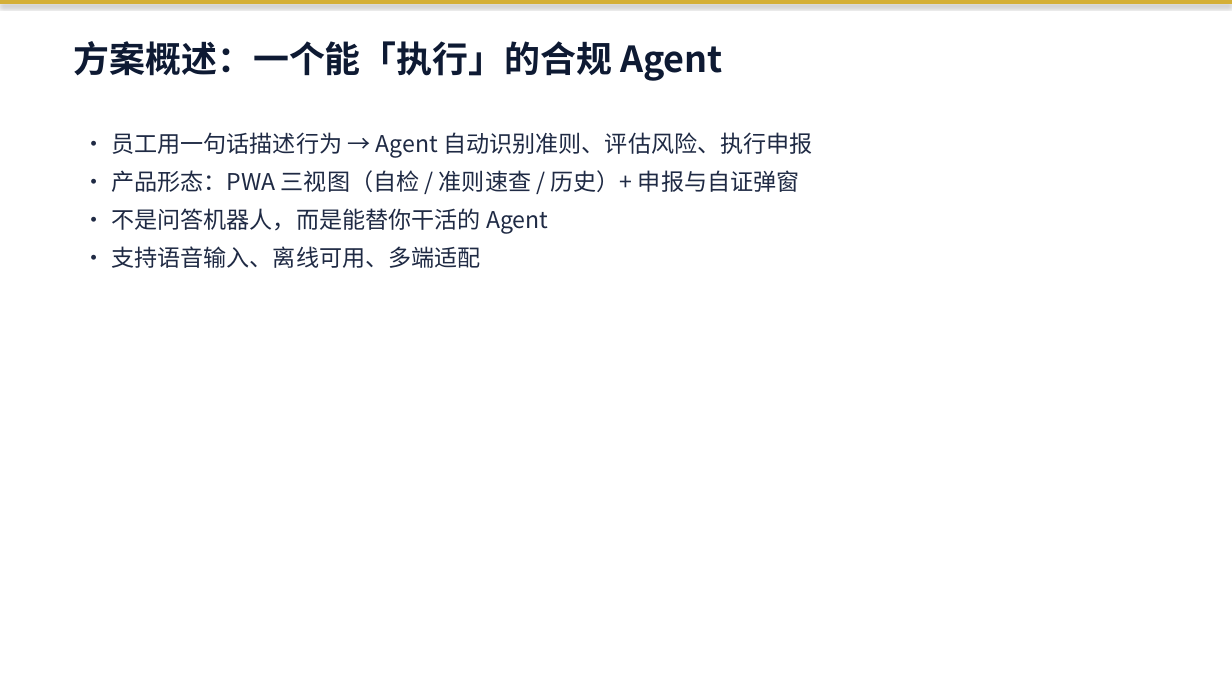
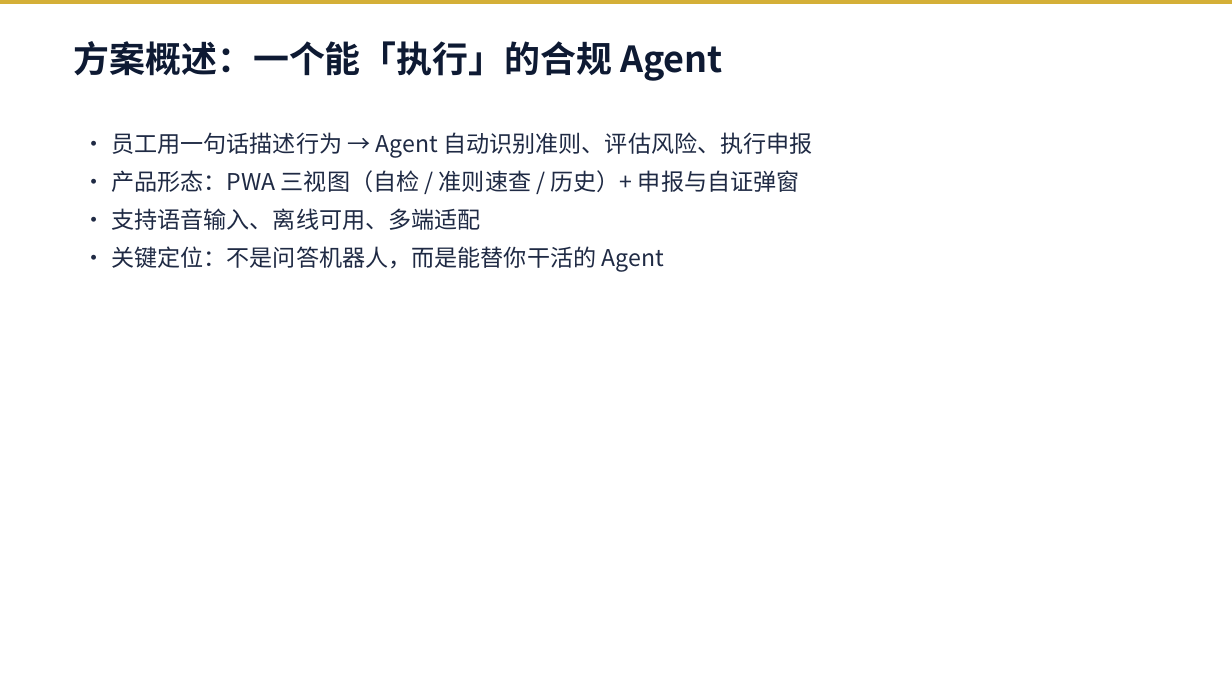
Before and after one commit to JackMA-SYSU/cfa-compliance-assistant, a slide deck: slide 6 of 商策PPT_暑假不回家队.pptx (slide 4 before the commit). Drawn at 1232x693 pixels with LibreOffice and Linux fonts; fonts in the diff are those of the drawing. Boxes give left, top, right and bottom in pixels: in the first picture for what was removed or moved away, otherwise in the second. Text is boxed around its words. In the diff, an @@ line names an element or a change of style, - is before the commit and + after.

```diff
--- a/商策PPT_暑假不回家队.pptx
+++ b/商策PPT_暑假不回家队.pptx
@@ rectangle at (x1=0, y1=0, x2=1232, y2=4): shadow off @@
@@ text at (x1=111, y1=208, x2=548, y2=234): paragraph removed @@
-• 不是问答机器人，而是能替你干活的 Agent
@@ text at (x1=111, y1=246, x2=664, y2=271): paragraph added @@
+• 关键定位：不是问答机器人，而是能替你干活的 Agent
```
Also in this commit, not shown: 10 other slides changed, 5 slides added, 2 slides removed, 2 other files.
